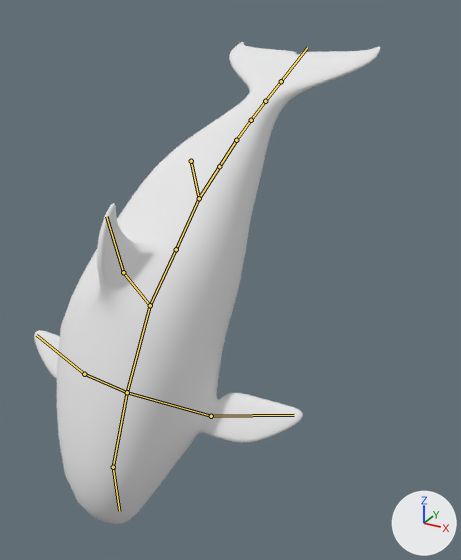
A saved change to the Blender file Models/シャチ.blend.
Camera for both pictures: a 50 mm lens placed at (7.7, -15.3, 11.0), pointed at (-1.5, 1.3, 2.6). The axes (+X, +Y, +Z) are drawn at lower right. The lights are the same throughout. Both versions are drawn at frame 54 of the action 'Jump'; the numbers are the values there. The bones that bend it are drawn over the model as lines.
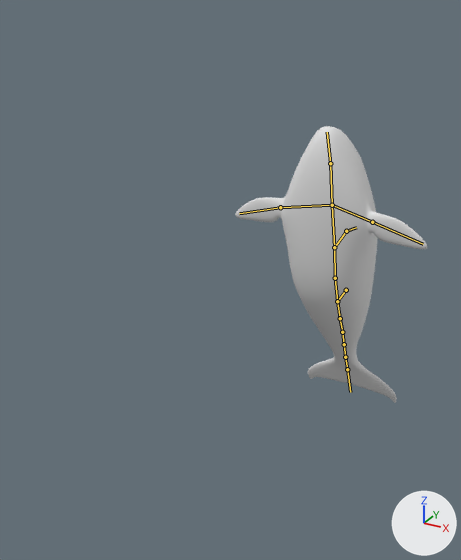
What differs and where, as boxes [x1, y1, x2, y2] in the pictures (461 x 560 px):
'Cube', posed (44% narrower, 42% shorter)
    before: [34, 42, 380, 524]
    after: [235, 126, 427, 403]
bone 'Bone', root to tip
    before: (191, 161) to (199, 198)
    after: (346, 290) to (337, 301)
bone 'Bone.001', root to tip
    before: (199, 198) to (176, 249)
    after: (337, 301) to (335, 278)
bone 'Bone.002', root to tip
    before: (176, 249) to (150, 305)
    after: (335, 278) to (334, 247)
bone 'Bone.005', root to tip
    before: (150, 305) to (127, 392)
    after: (334, 247) to (332, 205)
bone 'Bone.006', root to tip
    before: (127, 392) to (113, 467)
    after: (332, 205) to (330, 163)
bone 'Bone.007', root to tip
    before: (113, 467) to (119, 511)
    after: (330, 163) to (327, 132)
bone 'Bone.008', root to tip
    before: (199, 198) to (219, 166)
    after: (337, 301) to (340, 318)
bone 'Bone.011', root to tip
    before: (251, 120) to (265, 101)
    after: (344, 344) to (345, 357)
bone 'Bone.012', root to tip
    before: (265, 101) to (281, 81)
    after: (345, 357) to (347, 369)

The change in detail:
Bone 'Bone' (bone_bone) moves from (0.0, -4.88, -5.81) to (0.0, -1.33, 8.26).
Bone 'Bone' (bone_bone) turns from (38, 0, 0) to (-63, 0, 0) degrees about its own x, y and z.
Bone 'Bone.001' (bone_bone_001) turns from (0, 0, 0) to (8, 0, 0) degrees about its own x, y and z.
Bone 'Bone.002' (bone_bone_002) turns from (0, 0, 0) to (8, 0, 0) degrees about its own x, y and z.
Bone 'Bone.005' (bone_bone_005) turns from (-17, 0, 0) to (-1, 0, 0) degrees about its own x, y and z.
Bone 'Bone.006' (bone_bone_006) turns from (-8, 0, 0) to (1, 0, 0) degrees about its own x, y and z.
Bone 'Bone.007' (bone_bone_007) turns from (-16, 0, 0) to (1, 0, 0) degrees about its own x, y and z.
Bone 'Bone.008' (bone_bone_008) turns from (-9, 0, 0) to (0, 0, 0) degrees about its own x, y and z.
Bone 'Bone.011' (bone_bone_011) turns from (-2, 0, 0) to (0, 0, 0) degrees about its own x, y and z.
Bone 'Bone.012' (bone_bone_012) turns from (-3, 0, 0) to (0, 0, 0) degrees about its own x, y and z.
